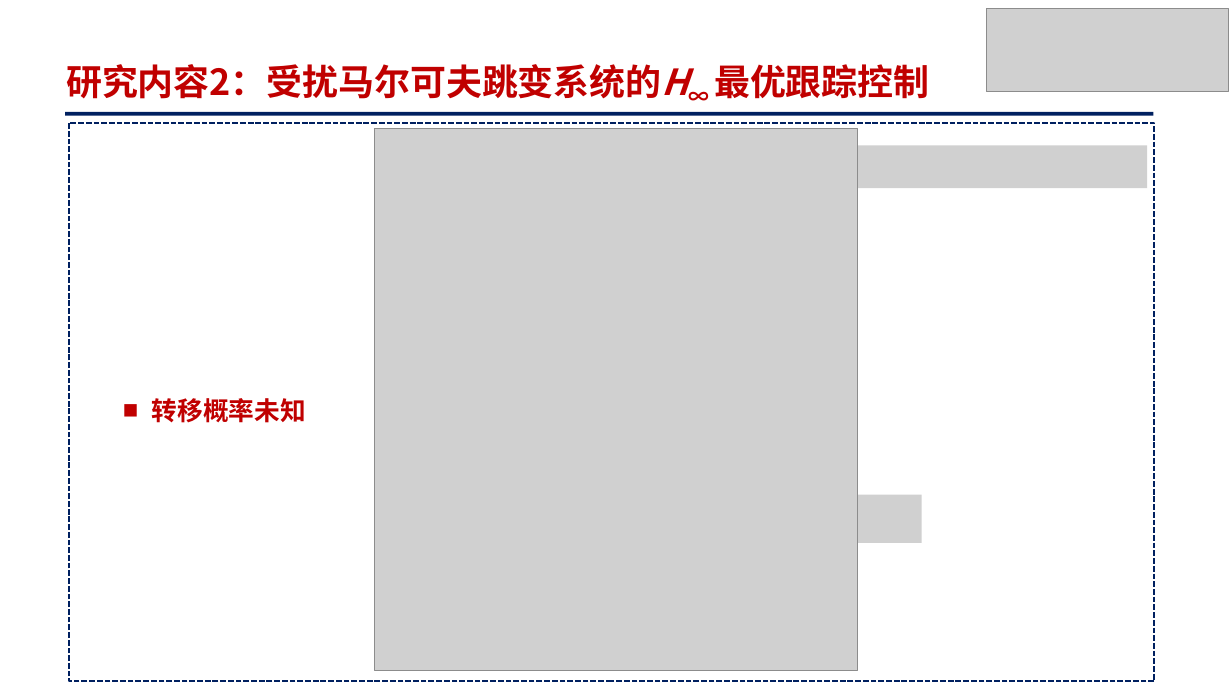
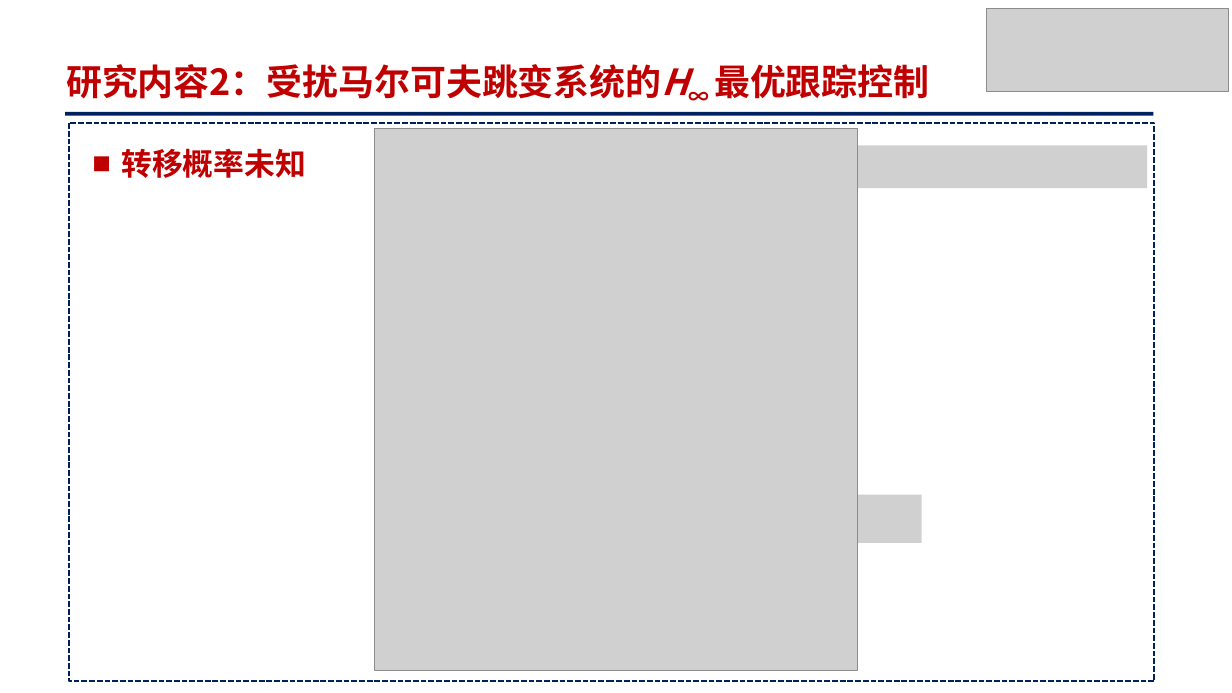
Before and after one commit to yck0609/master-thesis, a slide deck: slide 23 of 文件/学位申请相关表格/PPT/基于策略迭代的马尔可夫跳变系统最优跟踪控制_姚才康.pptx. Drawn at 1232x693 pixels with LibreOffice and Linux fonts; fonts in the diff are those of the drawing; grey boxes stand for pictures. Boxes give left, top, right and bottom in pixels: in the first picture for what was removed or moved away, otherwise in the second. Text is boxed around its words. In the diff, an @@ line names an element or a change of style, - is before the commit and + after.

```diff
--- a/文件/学位申请相关表格/PPT/基于策略迭代的马尔可夫跳变系统最优跟踪控制_姚才康.pptx
+++ b/文件/学位申请相关表格/PPT/基于策略迭代的马尔可夫跳变系统最优跟踪控制_姚才康.pptx
@@ text "转移概率未知" moved from (x1=152, y1=398, x2=306, y2=423) to (x1=121, y1=148, x2=306, y2=178) @@
@@ text "转移概率未知" at (x1=121, y1=148, x2=306, y2=178): size 20 to 24 pt @@
```
Also in this commit, not shown: 11 other slides changed, 35 other files.
